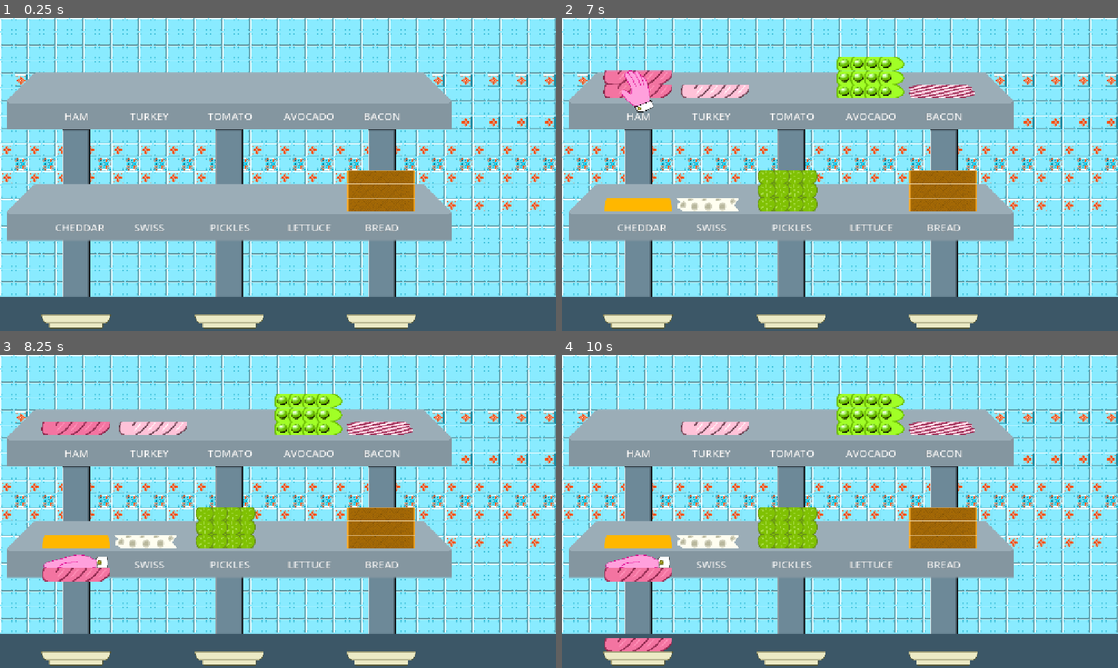
Above: before the commit, frames 1-4 (two rows, left to right).
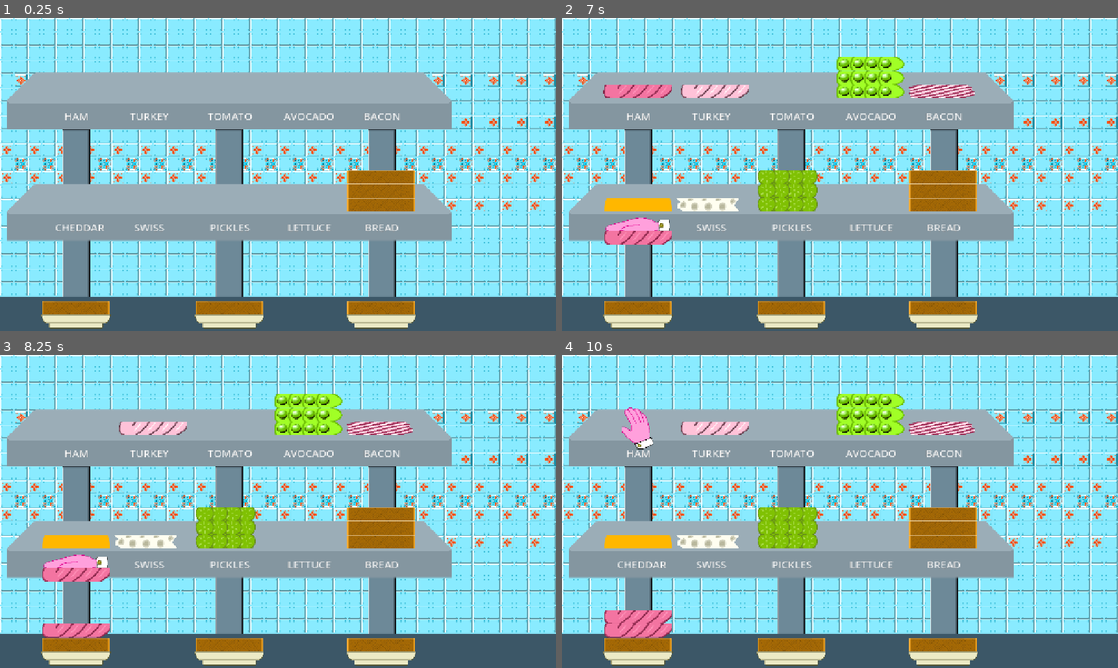
Above: after the commit, the same moments.

Repository: hachitomo/sandwich-slammer
Game: Godot game, scene res://scenes/game.tscn
Two runs of this game, one before a commit and one after it. Both use one fixed random seed, a clock stepped at 60 frames per second and the inputs below.
Inputs:
- Up to frame 1 (0.25 s): no input
- Up to frame 2 (7 s): tap Enter (ui_accept) at 0.5, 0.77, 1.52, 2, 3.02, 3.5, 3.77, 4.52, 5, 6.02, 6.5, 6.77 s; hold Right (ui_right) 0.53-1.28 s; hold Down (ui_down) 1.28-2.03 s; hold Right (ui_right) 2.03-2.78 s; hold Up (ui_up) 2.78-3.53 s; hold Left (ui_left) 3.53-5.03 s; hold Down (ui_down) 5.03-5.78 s; hold Right (ui_right) 5.78-6.53 s; hold Up (ui_up) from 6.53 s (still down)
- Up to frame 3 (8.25 s): tap Enter (ui_accept) at 7.25, 7.52 s; release Up (ui_up) at 7.28 s; hold Right (ui_right) 7.28-8.03 s; hold Down (ui_down) from 8.03 s (still down)
- Up to frame 4 (10 s): release Down (ui_down) at 8.78 s; hold Left (ui_left) 8.78-9.53 s; tap Enter (ui_accept) at 9.02, 9.77 s; hold Up (ui_up) from 9.53 s (still down)

The runs differ from the first frame. In frame 1, 1.5% of the frame differs, in the area x 7-75%, y 90-95%; in frame 2, 3.3%; in frame 3, 2.6%; in frame 4, 4.0%, in the area x 7-75%, y 16-95%.

Commit message:
preview above tall stacks, buggy but functional

Diff:
--- a/fab/script/selectable_items.gd
+++ b/fab/script/selectable_items.gd
@@ -14,7 +14,8 @@
 
 signal selected(selection)
 
-var item_map: Dictionary[Types.ingredient_type,Vector2] = {}
+var item_map: Dictionary[int,Vector2] = {}
+var offset_map: Dictionary[int,Vector2] = {}
 
 var cursor_index: int = 0
 var enabled: bool = false
@@ -38,7 +39,7 @@
 	$Cursor.visible = focused
 	$Cursor.region_enabled = true
 	$Cursor.region_rect = cursor_default_region
-	timer.wait_time = 0.25
+	timer.wait_time = 0.05
 	timer.one_shot = true
 	timer.timeout.connect(_timer_timeout)
 
@@ -79,7 +80,8 @@
 func get_item_position(index: int) -> Vector2:
 	var curval = item_map.get(cursor_index)
 	if item_map.size() == 0:
-		return Vector2(-100,-100)
+		printerr("get item position called with no items!")
+		return Vector2.ZERO
 	if index < 0 or index >= item_map.size():
 		return curval
 
@@ -95,6 +97,9 @@
 	for _item in _items.keys():
 		item_map.set(_item,_items.get(_item))
 	set_cursor(0)
+
+func set_offset(item: int, offset: Vector2) -> void:
+	offset_map.set(item,offset)
 
 func set_rollover(set_to: bool = true):
 	rollover = set_to
@@ -114,7 +119,8 @@
 	if item == null or index < 0 or index >= item_map.size():
 		return
 
-	$Cursor.global_position = Vector2(item.x, item.y)
+	var offset = offset_map.get(index) if offset_map.has(index) else Vector2.ZERO
+	$Cursor.global_position = Vector2(item.x, item.y) + offset
 	cursor_index = index
 
 func set_cols(cols: int) -> void:
--- a/scenes/game.gd
+++ b/scenes/game.gd
@@ -19,6 +19,7 @@
 
 var init = true
 var selecting = false
+var refresh_points = false
 var menu = true
 var count = 0
 
@@ -43,8 +44,14 @@
 	if init:
 		init_items()
 		init = false
-	if selecting:
-		pass
+	if refresh_points:
+		for i in range(3):
+			var stack_size = [$Sandwich1,$Sandwich2,$Sandwich3][i].size()
+			if stack_size > 3:
+				$SandwichSelections.set_offset(i,Vector2(0,(stack_size - 3) * -32))
+
+		refresh_points = false
+
 
 func init_items() -> void:
 	# Reset all ingredients nodes to zero and add the starting ingredients
@@ -219,6 +226,7 @@
 			print("Sandwich:")
 			$SandwichSelections.set_focus(true)
 
+
 func select_sandwich(sandwich_idx: int) -> void:
 	match sandwich_idx:
 		0:
@@ -236,6 +244,7 @@
 	$SandwichSelections.set_focus(false)
 	$IngredientSelections.set_focus(true)
 	selecting = true
+	refresh_points = true
 
 func _on_init_delay_timer_timeout() -> void:
 	if count < ingredient_start_count:
--- a/scripts/sandwich.gd
+++ b/scripts/sandwich.gd
@@ -5,16 +5,14 @@
 const sandwich_texture = preload("res://assets/img/sandwich2.png")
 
 # DING DING DING IT'S THE THEME!!! :D
-var layers: Array[Types.ingredient_type] = []
+var layers: Array[Types.ingredient_type] = [Types.ingredient_type.BREAD]
 
 # Called when the node enters the scene tree for the first time.
 func _ready() -> void:
-	pass # Replace with function body.
+	pass
 
-
-# Called every frame. 'delta' is the elapsed time since the previous frame.
 func _process(_delta: float) -> void:
-	pass
+	update_items()
 
 func update_items() -> void:
 	while $Layers.get_child_count() < layers.size():
@@ -31,4 +29,6 @@
 
 func add_ingredient(igdt: Types.ingredient_type) -> void:
 	layers.append(igdt)
-	update_items()
+
+func size() -> int:
+	return $Layers.get_child_count()
